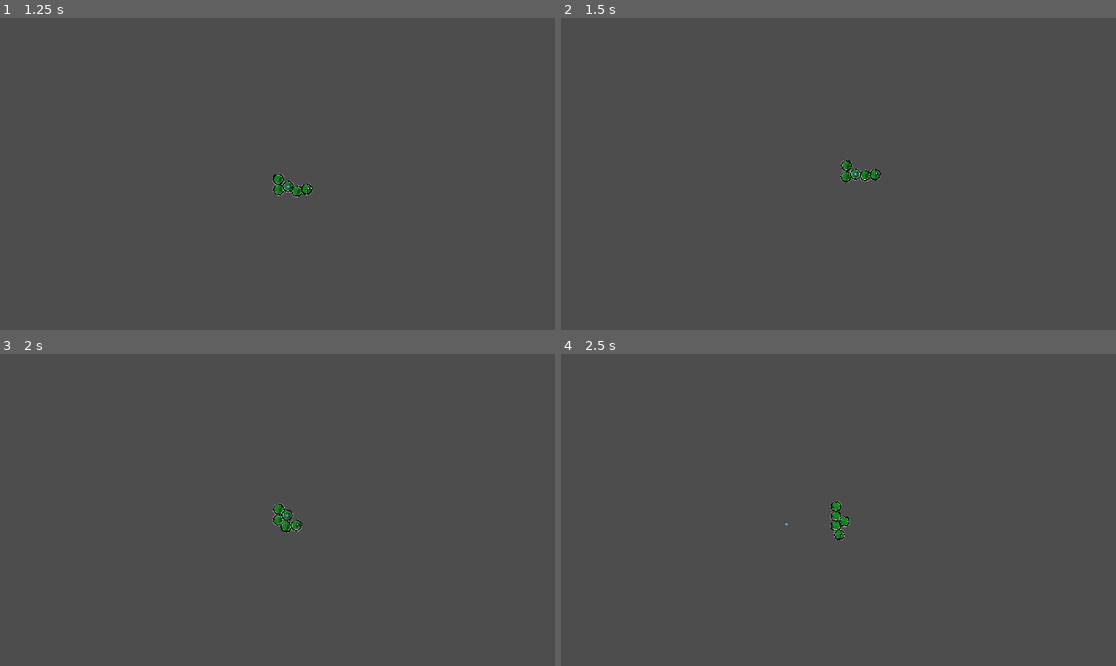
Above: before the commit, frames 1-4 (two rows, left to right).
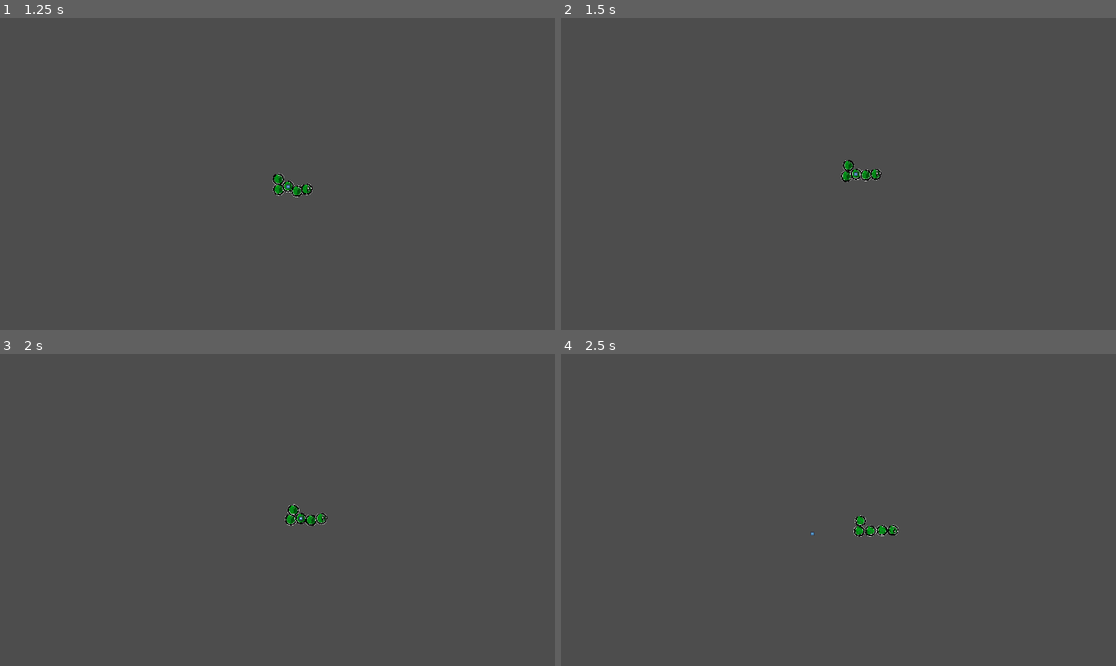
Above: after the commit, the same moments.

Repository: LoreNyanski/totem_gamejam_26
Game: Godot game, scene res://Scenes/mainMenu.tscn
The game is run twice, just before and just after one commit, with the same random seed, the same clock (stepped at 60 frames per second) and the same inputs. The engine's default icon, where the game draws it, is replaced by a stand-in: a white triangle on a blue panel in a dark square.
Inputs (mouse positions are in pixels of both pictures, inside the frame that each line leads up to):
- Up to frame 1 (1.25 s): click "Start Game" at 0.5 s
- Up to frame 2 (1.5 s): move the mouse to (866, 174) at 1.27 s; hold P (blows up) from 1.28 s (still down); tap A (Grip1) at 1.35 s
- Up to frame 3 (2 s): keep holding P (blows up)
- Up to frame 4 (2.5 s): keep holding P (blows up); move the mouse to (810, 510) at 2.02 s; tap A (Grip1) at 2.1 s

Frame 1 is identical in both runs. In frame 2, 0.2% of the frame differs, in the area x 50-58%, y 45-53%; in frame 3, 0.5%; in frame 4, 0.6%, in the area x 40-61%, y 46-60%.
Error before the commit: Cannot call method 'change_scene_to_file' on a null value. (res://Scripts/cater_the_pillar.gd:25)
Error after the commit: Cannot call method 'change_scene_to_file' on a null value. (res://Scripts/cater_the_pillar.gd:26)

Commit message:
jump fix

Diff:
--- a/Scenes/cater_the_pillar.tscn
+++ b/Scenes/cater_the_pillar.tscn
@@ -50,3 +50,9 @@
 [node name="Camera2D" type="Camera2D" parent="." unique_id=1410373683 node_paths=PackedStringArray("followed_node")]
 script = ExtResource("6_rrfg7")
 followed_node = NodePath("../CharacterBody2D3")
+
+[connection signal="released_grip" from="CharacterBody2D" to="." method="set_saved_velocity"]
+[connection signal="released_grip" from="CharacterBody2D2" to="." method="set_saved_velocity"]
+[connection signal="released_grip" from="CharacterBody2D3" to="." method="set_saved_velocity"]
+[connection signal="released_grip" from="CharacterBody2D4" to="." method="set_saved_velocity"]
+[connection signal="released_grip" from="CharacterBody2D5" to="." method="set_saved_velocity"]
--- a/Scripts/cater_the_pillar.gd
+++ b/Scripts/cater_the_pillar.gd
@@ -4,11 +4,12 @@
 @onready var cursor: Node2D = $CharacterBody2D3/Cursor
 @onready var level_end_goal: Area2D = $"../LevelEndGoal"
 
-
+@export var jump_strength: int = 12
 @export var K = 50
 @export var D : int
 var saved_velocity = Vector2(0,0)
 var death_y = 100
+var was_gripped = false
 
 # Called when the node enters the scene tree for the first time.
 func _ready() -> void:
@@ -55,7 +56,7 @@
 	for node in segments:
 		node.velocity *= 0.9;
 		if not some_grip():
-			#print(saved_velocity)
+			print(saved_velocity)
 			saved_velocity *= 1 - (0.15 * delta)
 		#compute work for i forgor
 
@@ -99,12 +100,15 @@
 	var grip_dist = dist_to_grip()
 	@warning_ignore("shadowed_global_identifier")
 	if some_grip():
-		saved_velocity = Vector2(0,0)
 		for i in segments.size():
 			var force = (cursor.global_position - segments[i].global_position).normalized() * grip_dist[i] * 500
 			segments[i].velocity+=force*delta
-			if saved_velocity.length() < force.length(): saved_velocity = force
 
+func set_saved_velocity():
+	saved_velocity = Vector2.ZERO
+	for segment in segments:
+		var dist = segment.travelled_dist() * jump_strength
+		if dist.length() > saved_velocity.length(): saved_velocity = dist
 
 func some_grip() -> bool:
 	for segment in segments:
--- a/Scripts/segment_player_type.gd
+++ b/Scripts/segment_player_type.gd
@@ -8,6 +8,13 @@
 var slide = 10
 var gripper: PinJoint2D
 var gripped: bool = false
+var movement_buffer: Array = []
+
+signal released_grip
+
+func _ready() -> void:
+	movement_buffer.resize(60)
+	for i in range(60): movement_buffer[i] = global_position
 
 func _physics_process(delta: float) -> void:
 
@@ -48,6 +55,9 @@
 	if not gripped:
 		move_and_slide()
 
+	movement_buffer.pop_front()
+	movement_buffer.append(global_position)
+
 func start_grip(surface: Object) -> void:
 	#gripper = PinJoint2D.new()
 	#gripper.node_a = self.get_path()
@@ -59,6 +69,13 @@
 	#if gripper == null: return
 	#gripper.queue_free()
 	gripped = false
+	released_grip.emit()
 
 func rotate_pivot(rot : float) -> void:
 	pivot.rotation=rot
+
+func travelled_dist():
+	var movement = Vector2.ZERO
+	for i in range(movement_buffer.size() - 1):
+		movement += (movement_buffer[i+1] - movement_buffer[i])
+	return movement
